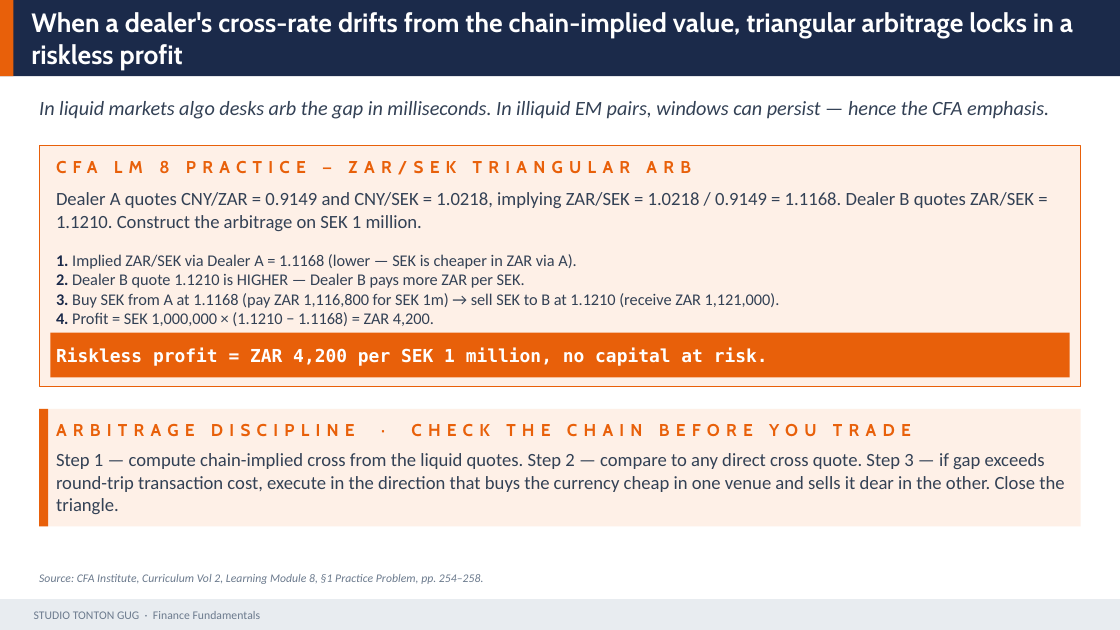
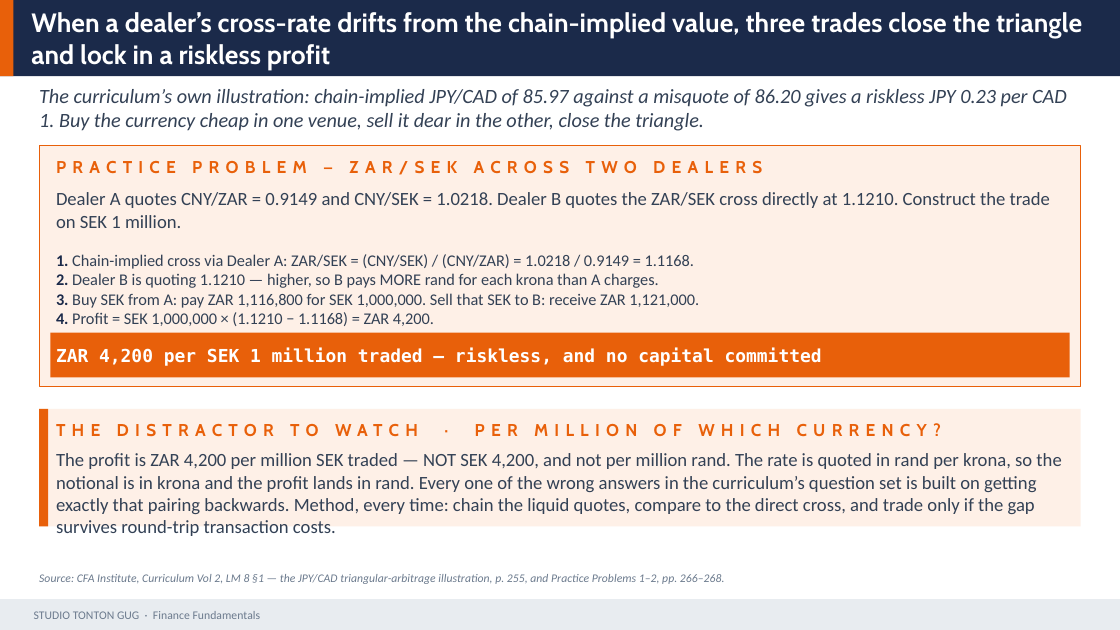
Before and after one commit to Gug4ever/Tonton_Gug_Studio, a slide deck: slide 30 of assets/finance/D05_Macro_Policy_FX.pptx. Drawn at 1120x630 pixels with LibreOffice and Linux fonts; fonts in the diff are those of the drawing. Boxes give left, top, right and bottom in pixels: in the first picture for what was removed or moved away, otherwise in the second. Text is boxed around its words. In the diff, an @@ line names an element or a change of style, - is before the commit and + after.

```diff
--- a/assets/finance/D05_Macro_Policy_FX.pptx
+++ b/assets/finance/D05_Macro_Policy_FX.pptx
@@ text at (x1=31, y1=12, x2=1082, y2=70): text changed @@
-When a dealer's cross-rate drifts from the chain-implied value, triangular arbitrage locks in a riskless profit
+When a dealer’s cross-rate drifts from the chain-implied value, three trades close the triangle and lock in a riskless profit
@@ text at (x1=39, y1=89, x2=1067, y2=131): text changed @@
-In liquid markets algo desks arb the gap in milliseconds. In illiquid EM pairs, windows can persist — hence the CFA emphasis.
+The curriculum’s own illustration: chain-implied JPY/CAD of 85.97 against a misquote of 86.20 gives a riskless JPY 0.23 per CAD 1. Buy the currency cheap in one venue, sell it dear in the other, close the triangle.
@@ text at (x1=56, y1=161, x2=762, y2=175): text changed @@
-CFA LM 8 PRACTICE — ZAR/SEK TRIANGULAR ARB
+PRACTICE PROBLEM — ZAR/SEK ACROSS TWO DEALERS
@@ text at (x1=56, y1=192, x2=1050, y2=228): text changed @@
-Dealer A quotes CNY/ZAR = 0.9149 and CNY/SEK = 1.0218, implying ZAR/SEK = 1.0218 / 0.9149 = 1.1168. Dealer B quotes ZAR/SEK = 1.1210. Construct the arbitrage on SEK 1 million.
+Dealer A quotes CNY/ZAR = 0.9149 and CNY/SEK = 1.0218. Dealer B quotes the ZAR/SEK cross directly at 1.1210. Construct the trade on SEK 1 million.
@@ text at (x1=56, y1=254, x2=699, y2=326): text changed @@
-1. Implied ZAR/SEK via Dealer A = 1.1168 (lower — SEK is cheaper in ZAR via A).
-2. Dealer B quote 1.1210 is HIGHER — Dealer B pays more ZAR per SEK.
-3. Buy SEK from A at 1.1168 (pay ZAR 1,116,800 for SEK 1m) → sell SEK to B at 1.1210 (receive ZAR 1,121,000).
-4. Profit = SEK 1,000,000 × (1.1210 − 1.1168) = ZAR 4,200.
+1. Chain-implied cross via Dealer A: ZAR/SEK = (CNY/SEK) / (CNY/ZAR) = 1.0218 / 0.9149 = 1.1168.
+2. Dealer B is quoting 1.1210 — higher, so B pays MORE rand for each krona than A charges.
+3. Buy SEK from A: pay ZAR 1,116,800 for SEK 1,000,000. Sell that SEK to B: receive ZAR 1,121,000.
+4. Profit = SEK 1,000,000 × (1.1210 − 1.1168) = ZAR 4,200.
@@ text at (x1=56, y1=348, x2=822, y2=366): text changed @@
-Riskless profit = ZAR 4,200 per SEK 1 million, no capital at risk.
+ZAR 4,200 per SEK 1 million traded — riskless, and no capital committed
@@ text at (x1=56, y1=423, x2=941, y2=437): text changed @@
-ARBITRAGE DISCIPLINE · CHECK THE CHAIN BEFORE YOU TRADE
+THE DISTRACTOR TO WATCH · PER MILLION OF WHICH CURRENCY?
@@ text at (x1=56, y1=453, x2=1061, y2=533): text changed @@
-Step 1 — compute chain-implied cross from the liquid quotes. Step 2 — compare to any direct cross quote. Step 3 — if gap exceeds round-trip transaction cost, execute in the direction that buys the currency cheap in one venue and sells it dear in the other. Close the triangle.
+The profit is ZAR 4,200 per million SEK traded — NOT SEK 4,200, and not per million rand. The rate is quoted in rand per krona, so the notional is in krona and the profit lands in rand. Every one of the wrong answers in the curriculum’s question set is built on getting exactly that pairing backwards. Method, every time: chain the liquid quotes, compare to the direct cross, and trade only if the gap survives round-trip transaction costs.
@@ text at (x1=39, y1=574, x2=725, y2=584): text changed @@
-Source: CFA Institute, Curriculum Vol 2, Learning Module 8, §1 Practice Problem, pp. 254–258.
+Source: CFA Institute, Curriculum Vol 2, LM 8 §1 — the JPY/CAD triangular-arbitrage illustration, p. 255, and Practice Problems 1–2, pp. 266–268.
```
Also in this commit, not shown: 29 other slides changed, 1 slide added, 1 slide removed, 9 other files.
